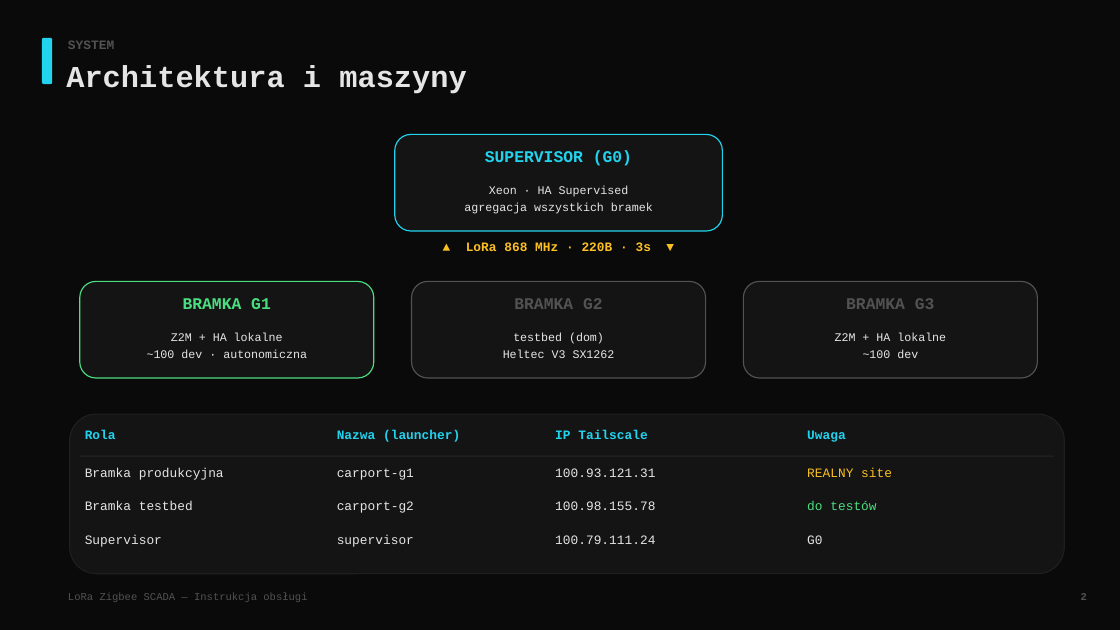
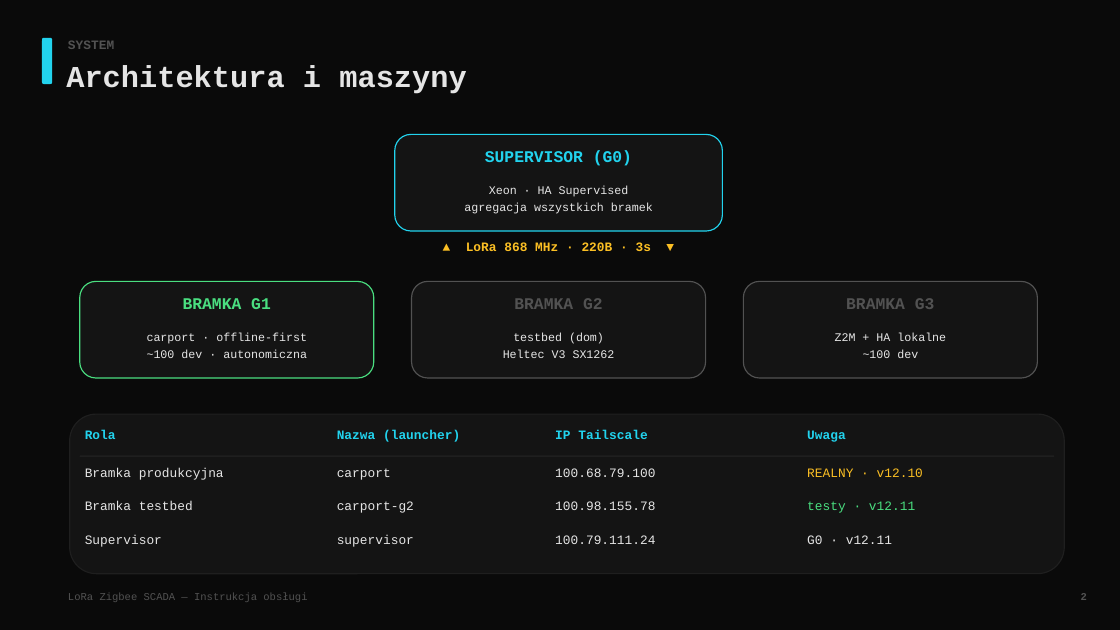
Before and after one commit to sodo1234/meshtastic-gateway, a slide deck: slide 3 of docs/RUNBOOK_prezentacja.pptx. Drawn at 1120x630 pixels with LibreOffice and Linux fonts; fonts in the diff are those of the drawing. Boxes give left, top, right and bottom in pixels: in the first picture for what was removed or moved away, otherwise in the second. Text is boxed around its words. In the diff, an @@ line names an element or a change of style, - is before the commit and + after.

```diff
--- a/docs/RUNBOOK_prezentacja.pptx
+++ b/docs/RUNBOOK_prezentacja.pptx
@@ text at (147,333,307,344): text changed @@
-Z2M + HA lokalne
+carport · offline-first
@@ text at (337,468,391,480): text changed @@
-carport-g1
+carport
@@ text at (555,468,655,477): text changed @@
-100.93.121.31
+100.68.79.100
@@ text at (807,468,923,477): text changed @@
-REALNY site
+REALNY · v12.10
@@ text at (807,501,915,513): text changed @@
-do testów
+testy · v12.11
@@ text at (807,535,892,544): text changed @@
-G0
+G0 · v12.11
```
Also in this commit, not shown: 11 other slides changed, 4 slides added, 3 other files.
